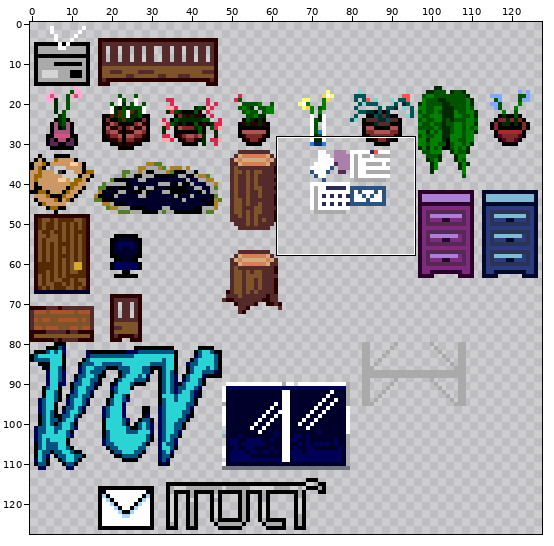
One commit to this sprite sheet: sprites/world/building/spr_decor.png. The picture above shows the old version from afar; the outline marks the close-up.
Close-up. Before the commit:
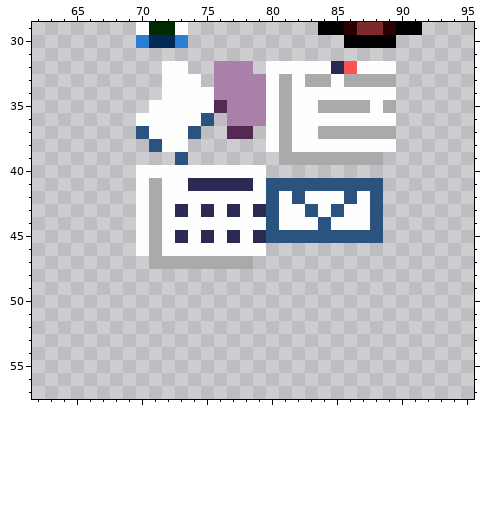
The file is 128x128 pixels. Shown: x 62..95, y 29..57.
After:
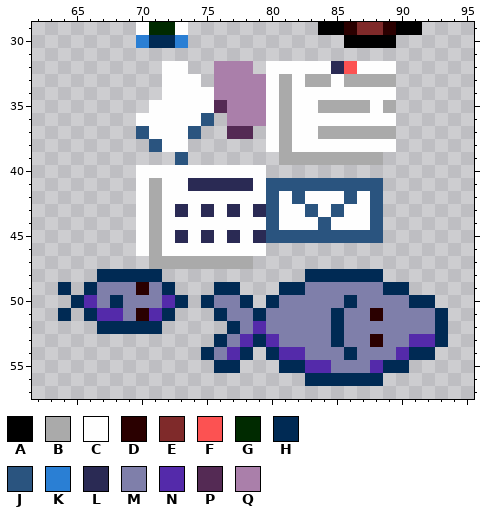
Palette (. is transparent): A #000000  B #aaaaaa  C #fefefe  D #2a0000  E #7f2a2a  F #fc5252  G #002a00  H #002a54  J #2a547f  K #2a7fd4  L #2a2a54  M #7f7faa  N #542aaa  P #542a54  Q #aa7faa
The exact change:
Colour D is added in row 49 at x 70; in row 51 at x 70 and 88; in row 53 at x 88.
Colour H is added in row 48 at x 67 to 71 and 83 to 88; in row 49 at x 64, 66, 72, 76 to 77, 81 to 82 and 89 to 90; in row 50 at x 65, 68, 73, 75, 78, 80, 86 and 91 to 92; in row 51 at x 64, 66, 72, 76, 79, 85 and 93; in row 52 at x 67 to 71, 77, 85 and 93; in row 53 at x 76, 79, 85 and 93.
Colour H is added in row 54 at x 75, 78, 80, 86 and 91 to 92; in row 55 at x 76 to 77, 81 to 82 and 89 to 90; in row 56 at x 83 to 88.
Colour M is added in row 49 at x 67 to 69, 71 and 83 to 88; in row 50 at x 67, 69 to 71, 76 to 77, 81 to 85 and 87 to 90; in row 51 at x 69, 77 to 78, 80 to 84, 86 to 87 and 89 to 92; in row 52 at x 78, 80 to 84 and 86 to 92; in row 53 at x 77, 81 to 84, 86 to 87 and 89 to 90; in row 54 at x 76, 83 to 85 and 87 to 89.
Colour M is added in row 55 at x 85 to 87.
Colour N is added in row 50 at x 66 and 72; in row 51 at x 67 to 68 and 71; in row 52 at x 79; in row 53 at x 78, 80 and 91 to 92; in row 54 at x 77, 81 to 82 and 90; in row 55 at x 83 to 84 and 88.
Pixel boxes of the changes (left, top, right, bottom) in both close-ups:
added: (58, 269, 448, 386)
